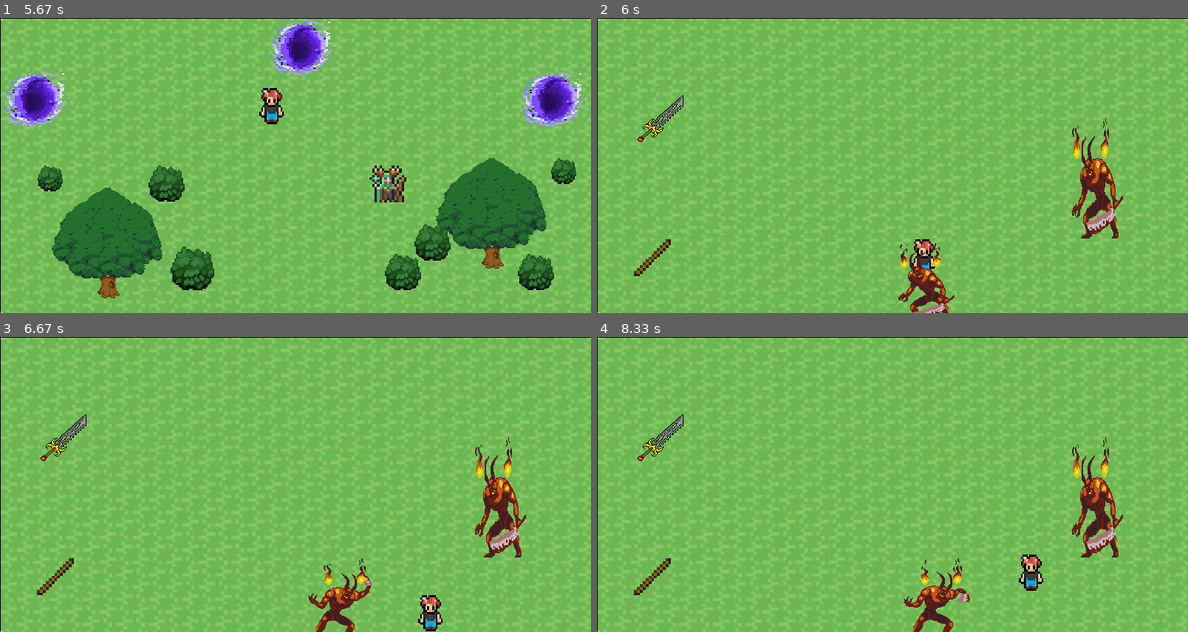
Above: before the commit, frames 1-4 (two rows, left to right).
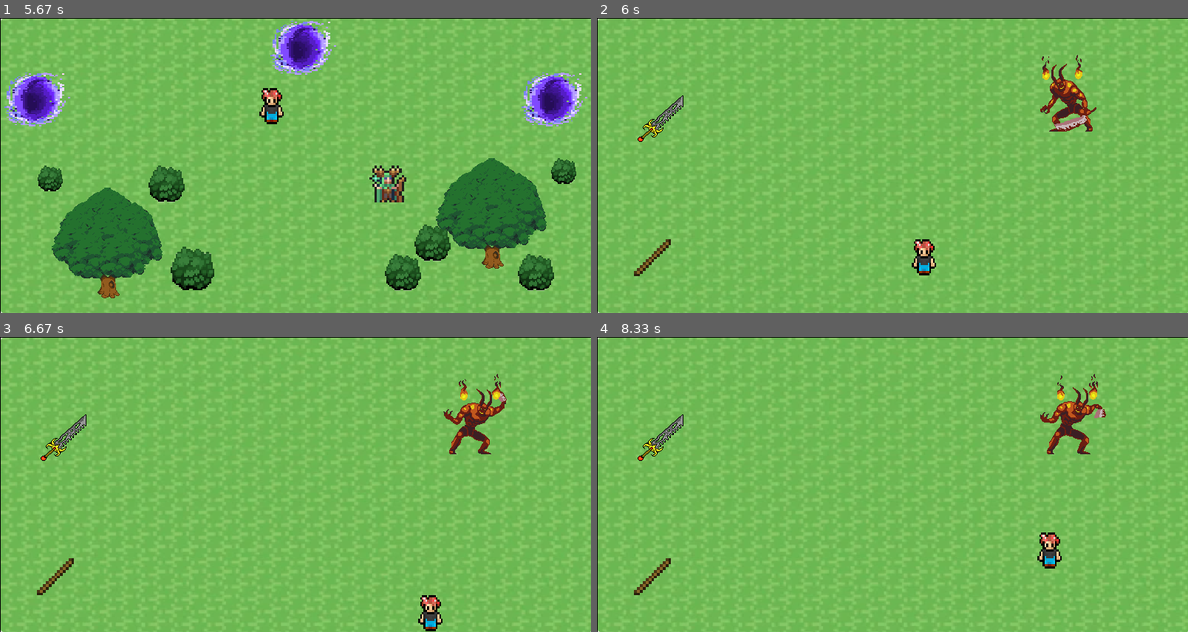
Above: after the commit, the same moments.

Repository: Daniil-Fuks/PyGame-quest
Game: pygame game, started from main.py
The game is run twice, just before and just after one commit, with the same random seed, the same clock (stepped at 60 frames per second) and the same inputs.
Inputs:
- Up to frame 1 (5.67 s): tap Space at 0.33 s; hold W 0.67-1.13 s; hold D 1.17-1.8 s; hold S 1.83-2.2 s; hold A 2.23-2.7 s; hold D 2.73-3.2 s; hold W 3.23-3.53 s; hold D 3.57-4.03 s; hold A 4.07-4.6 s; hold S 4.63-4.93 s; hold A 4.97-5.37 s; hold W from 5.4 s (still down)
- Up to frame 2 (6 s): release W at 5.77 s; hold D from 5.8 s (still down)
- Up to frame 3 (6.67 s): release D at 6.43 s; hold S from 6.47 s (still down)
- Up to frame 4 (8.33 s): release S at 6.83 s; hold A 6.87-7.33 s; hold D 7.37-7.83 s; hold W 7.87-8.17 s; hold D from 8.2 s (still down)

Frame 1 is identical in both runs. In frame 2, 3.4% of the frame differs, in the area x 51-89%, y 12-100%; in frame 3, 3.3%; in frame 4, 4.1%.

Commit message:
Add Animated Boss

Diff:
--- a/main.py
+++ b/main.py
@@ -132,9 +132,9 @@
     player = Player(screen, 35, 50, 375, 300)
     player_sprite.add(player)
     all_sprites.add(player)
-    main_boss = Boss(screen, 250, 250, 550, 50)
+    main_boss = Boss(screen, 250, 250, 600, 50)
+    npc_group.add(main_boss)
     all_sprites.add(main_boss)
-    npc_group.add(main_boss)
     sword = Sword(70, 70, 50, 100)
     all_sprites.add(sword)
     sword_group.add(sword)
@@ -214,9 +214,9 @@
             running = False
             kill_sprites()
             end_screen("win")
+        main_boss.animation()
         all_sprites.draw(screen)
         all_sprites.update()
-        main_boss.animation()
         clock.tick(fps)
         pygame.display.flip()
 
--- a/sprites.py
+++ b/sprites.py
@@ -84,7 +84,7 @@
 
 class Boss(pygame.sprite.Sprite):
     def __init__(self, screen, s1, s2, x, y):
-        super().__init__(player_sprite)
+        super().__init__(npc_group)
         self.image = load_image('Boss/03_demon_cleave/demon_cleave_1.png')
         self.screen = screen
         self.animation_count = 0
@@ -105,16 +105,16 @@
             load_image('Boss/03_demon_cleave/demon_cleave_14.png'),
             load_image('Boss/03_demon_cleave/demon_cleave_15.png')
         ]
-        self.image = pygame.transform.scale(self.image, (s1, s2))
         self.rect = self.image.get_rect()
         self.hp = 600
         self.rect.x = x
         self.rect.y = y
 
     def animation(self):
+        self.image.set_alpha(0)
         if self.animation_count + 1 >= 60:
             self.animation_count = 0
-        self.screen.blit(self.boss_sprite[self.animation_count // 8], (300, 250))
+        self.screen.blit(self.boss_sprite[self.animation_count // 8], (self.rect.x, self.rect.y))
         self.animation_count += 1
 
 
Binary file changed: data/Boss/03_demon_cleave/demon_cleave_1.png
Binary file changed: data/Boss/03_demon_cleave/demon_cleave_10.png
Binary file changed: data/Boss/03_demon_cleave/demon_cleave_11.png
Binary file changed: data/Boss/03_demon_cleave/demon_cleave_12.png
Binary file changed: data/Boss/03_demon_cleave/demon_cleave_13.png
Binary file changed: data/Boss/03_demon_cleave/demon_cleave_14.png
Binary file changed: data/Boss/03_demon_cleave/demon_cleave_15.png
Binary file changed: data/Boss/03_demon_cleave/demon_cleave_2.png
Binary file changed: data/Boss/03_demon_cleave/demon_cleave_3.png
Binary file changed: data/Boss/03_demon_cleave/demon_cleave_4.png
Binary file changed: data/Boss/03_demon_cleave/demon_cleave_5.png
Binary file changed: data/Boss/03_demon_cleave/demon_cleave_6.png
(and 3 more such lines)
